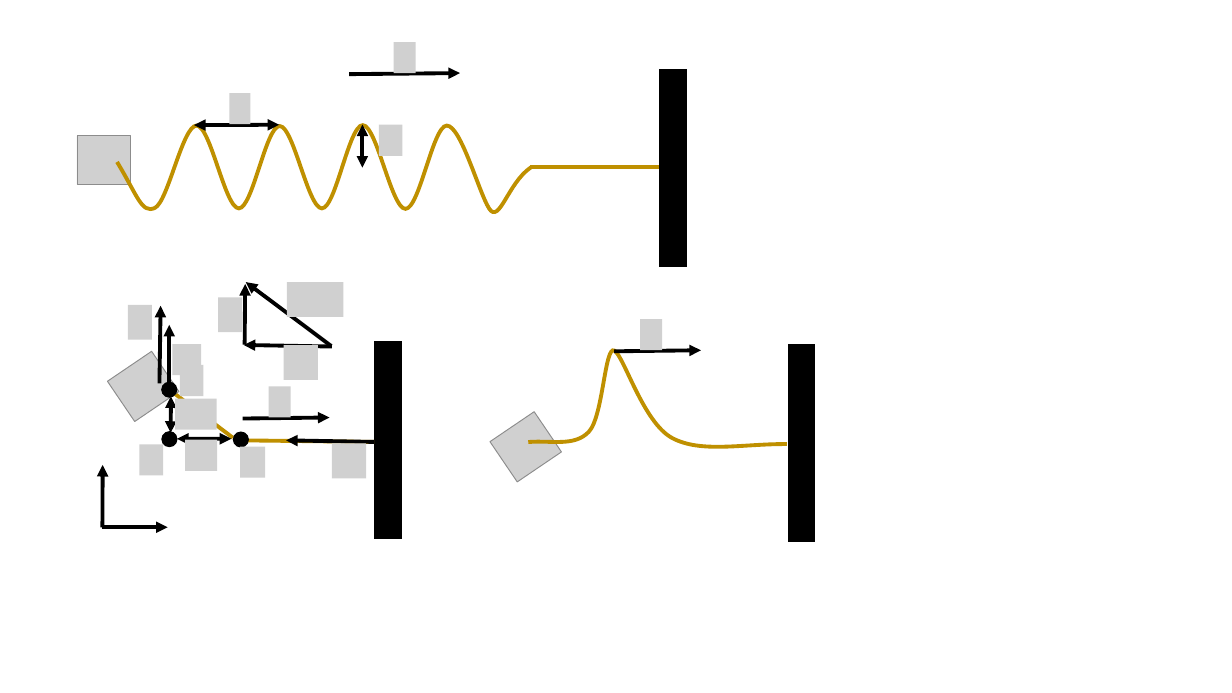
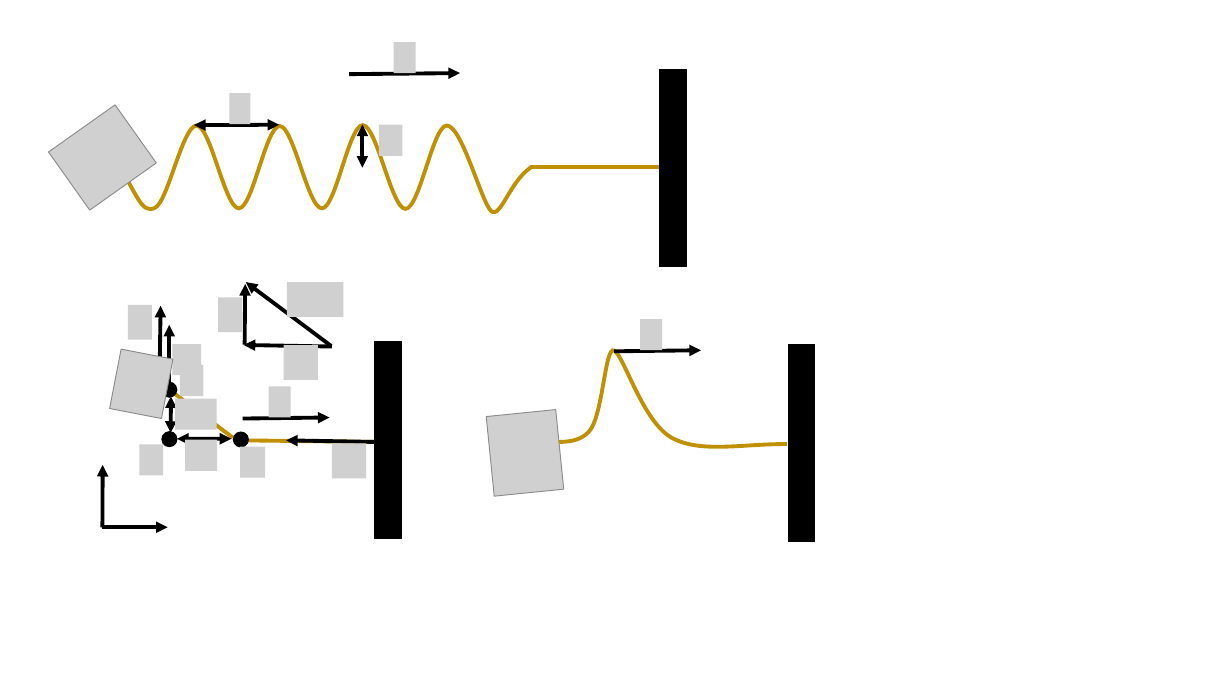
Before and after one commit to OSTP/PhysicsArtofModelling, a slide deck: slide 4 of tex/figures/Waves/Figures.pptx. Drawn at 1232x693 pixels with LibreOffice and Linux fonts; fonts in the diff are those of the drawing; grey boxes stand for pictures; background and template pictures are left out. Boxes give left, top, right and bottom in pixels: in the first picture for what was removed or moved away, otherwise in the second. Text is boxed around its words. In the diff, an @@ line names an element or a change of style, - is before the commit and + after.

```diff
--- a/tex/figures/Waves/Figures.pptx
+++ b/tex/figures/Waves/Figures.pptx
@@ picture added at [48,105,156,210] @@
@@ picture removed at [77,136,130,185] @@
@@ picture at [109,350,173,419]: rotation 325 to 11 degrees @@
@@ picture at [486,410,564,497]: rotation 325 to 354 degrees @@
```
Also in this commit, not shown: 2 other slides changed, 1 slide added, 1 slide removed, 6 other files.
